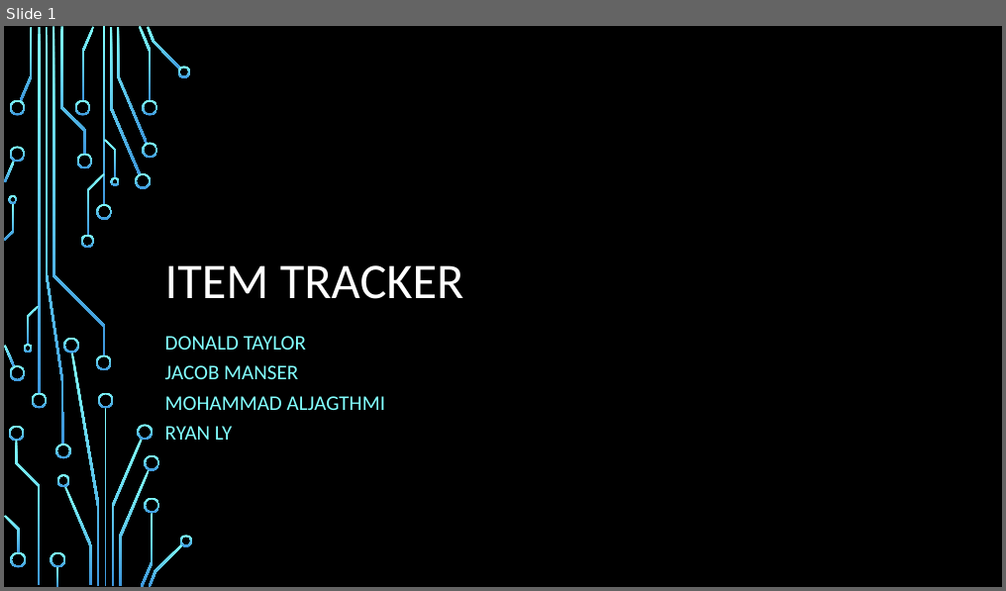
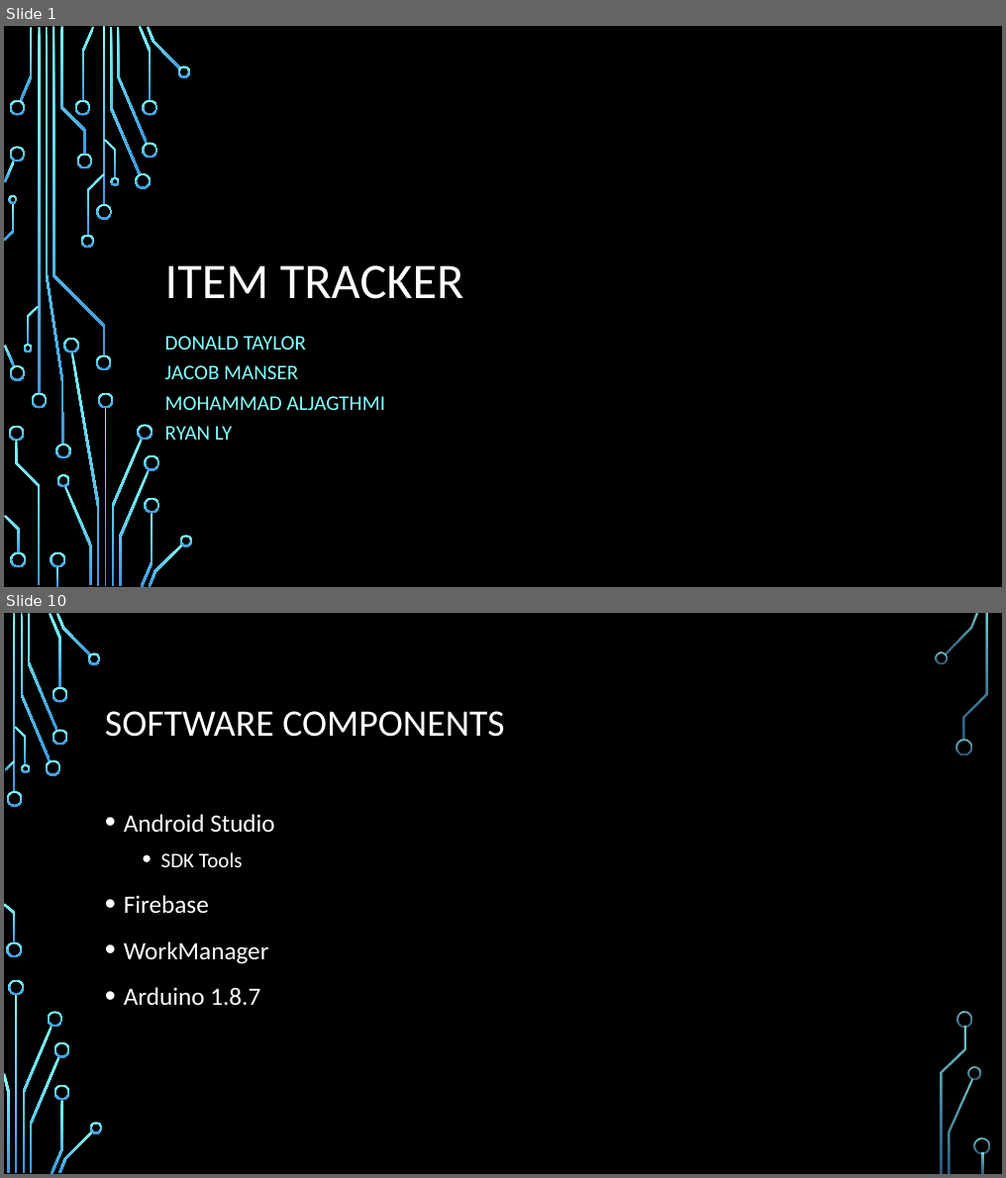
Before and after one commit to dontaylor6000/Group27_Tracker, a slide deck: Documentation/PDR.pptx. Shown one above the other, each under a label of ours: slide 1 before the commit, slides 1 and 10 after it; the slides between them are not shown. The pictures are 1006x591 and 1006x1178 pixels, drawn with LibreOffice and Linux fonts; fonts in the diff are those of the drawing; background and template pictures are left out. Boxes give left, top, right and bottom in pixels: in the first picture for what was removed or moved away, otherwise in the second. Text is boxed around its words. In the diff, an @@ line names an element or a change of style, - is before the commit and + after.

```diff
--- a/Documentation/PDR.pptx
+++ b/Documentation/PDR.pptx
@@ slide 10 added at box(4, 613, 1002, 1174), background picture (left out) @@
@@ title added at box(105, 711, 504, 737), 36 pt, text #FFFFFF @@
+SOFTWARE COMPONENTS
@@ text added at box(124, 814, 275, 1006), 24 pt, text #FFFFFF @@
+• Android Studio
+  • SDK Tools
+• Firebase
+• WorkManager
+• Arduino 1.8.7
@@ group added at box(4, 613, 990, 1174): 33 freeform shapes, 3 rectangles @@
```
Also in this commit, not shown: 5 slides changed, 8 other slides added, 3 slides removed.
